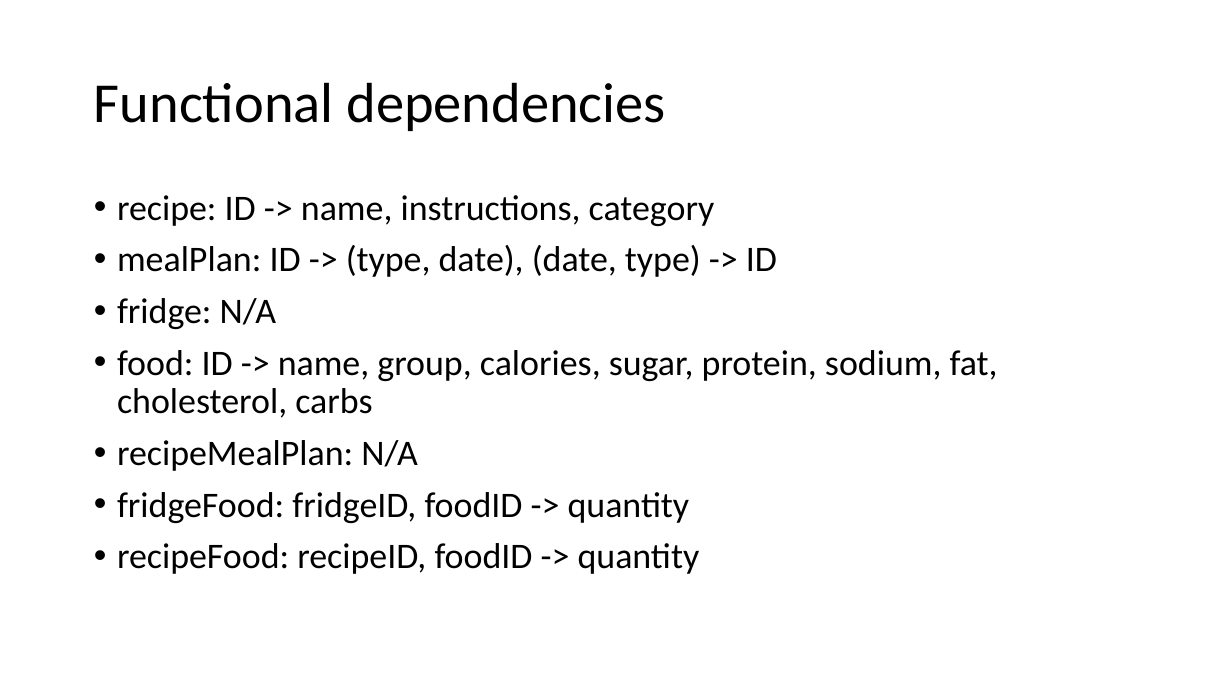
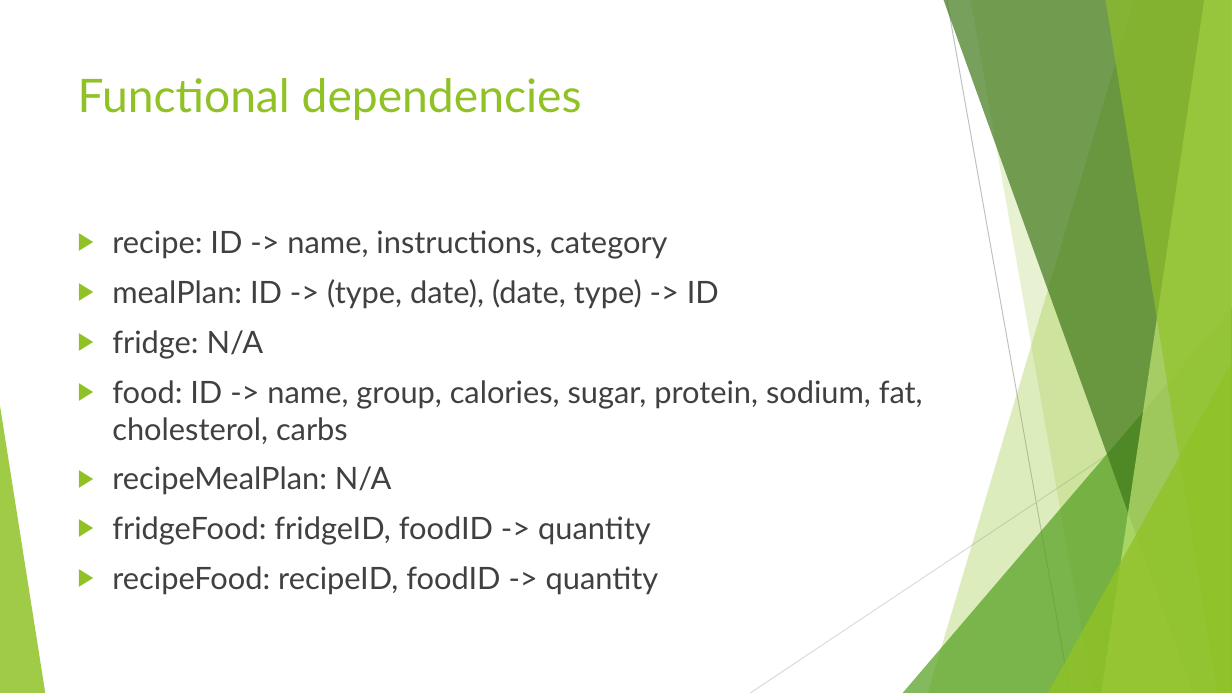
Before and after one commit to johnwhh/CSC545TermProject, a slide deck: slide 5 of csc545Powerpoint.pptx. Drawn at 1232x693 pixels with LibreOffice and Linux fonts; fonts in the diff are those of the drawing. Boxes give left, top, right and bottom in pixels: in the first picture for what was removed or moved away, otherwise in the second. Text is boxed around its words. In the diff, an @@ line names an element or a change of style, - is before the commit and + after.

```diff
--- a/csc545Powerpoint.pptx
+++ b/csc545Powerpoint.pptx
@@ title "Functional dependencies": place and size @@
-title "Functional dependencies" at (94, 82, 666, 131)
+title "Functional dependencies" at (78, 78, 582, 120)
@@ title "Functional dependencies" at (78, 78, 582, 120): size 44 to 36 pt, font Calibri to Lato, text colour #000000 to #90C226; line spacing 0.9 to 1; vertical alignment middle to top @@
@@ text "recipe: ID -> name, instructions, ...": place and size @@
-text "recipe: ID -> name, instructions, ..." at (117, 195, 998, 574)
+text "recipe: ID -> name, instructions, ..." at (112, 230, 923, 595)
@@ text "recipe: ID -> name, instructions, ..." at (112, 230, 923, 595): size 28 to 24 pt, font Calibri to Lato, text colour #000000 to #404040; bullet • to ▶; line spacing 0.9 to 1 @@
@@ group added at (0, 0, 1232, 693): 5 freeform shapes, 3 triangles, 2 lines @@
```
Also in this commit, not shown: 6 other slides changed, 2 slides added, 2 slides removed.
